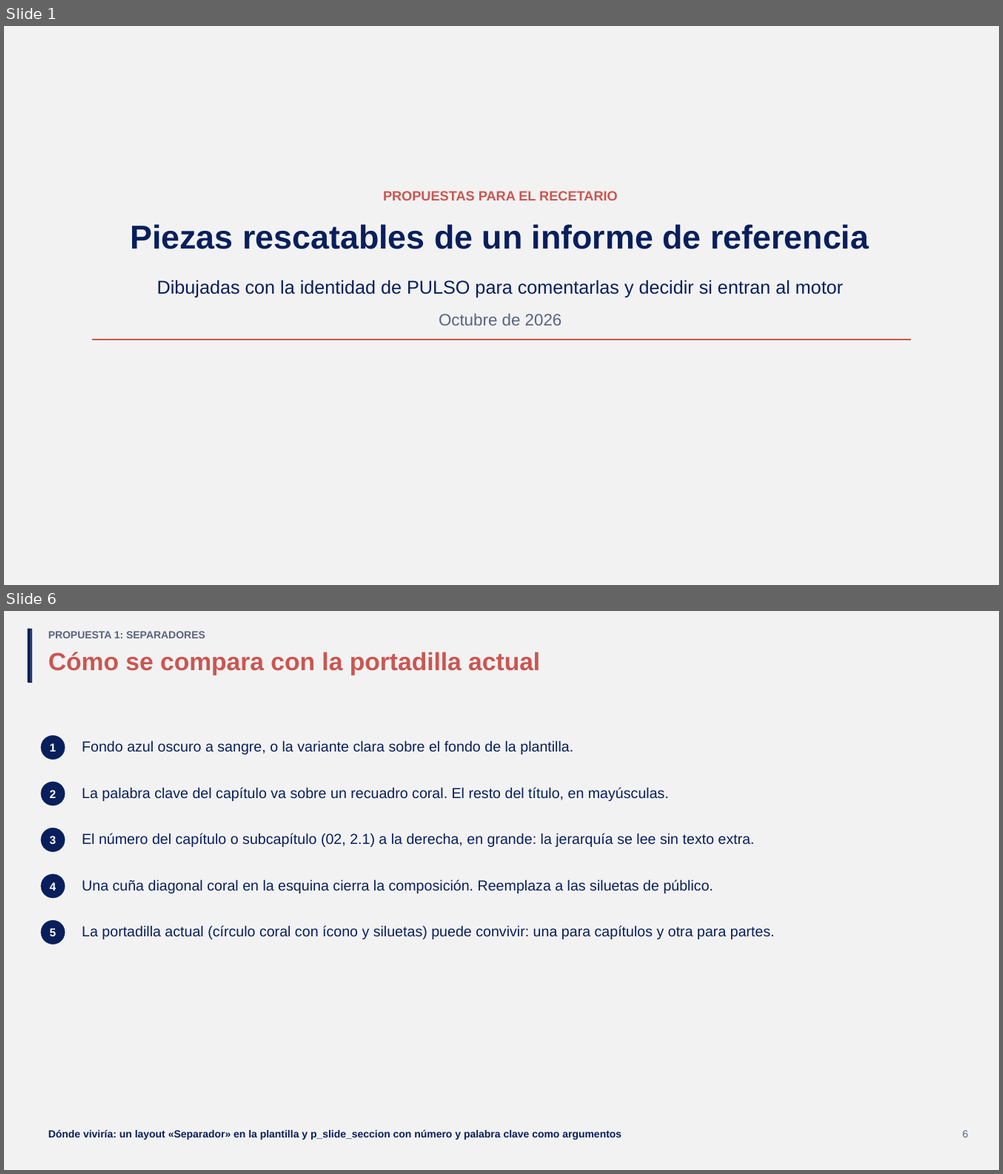
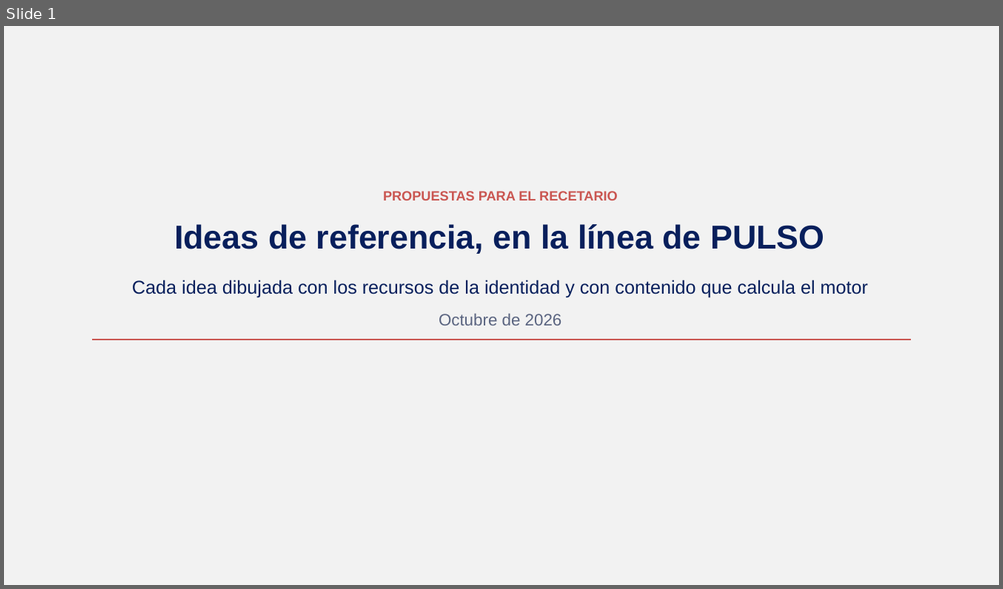
Before and after one commit to GonzaloAlmendariz/prosecnur-app, a slide deck: docs/qa/motor-ppt-2026-10-06/4-recetario/propuestas-rescatables.pptx. Shown one above the other, each under a label of ours: slides 1 and 6 before the commit, slide 1 after it; the slides between them are not shown. The pictures are 1003x1174 and 1003x589 pixels, drawn with LibreOffice and Linux fonts; fonts in the diff are those of the drawing; background and template pictures are left out. Boxes give left, top, right and bottom in pixels: in the first picture for what was removed or moved away, otherwise in the second. Text is boxed around its words. In the diff, an @@ line names an element or a change of style, - is before the commit and + after.

```diff
--- a/docs/qa/motor-ppt-2026-10-06/4-recetario/propuestas-rescatables.pptx
+++ b/docs/qa/motor-ppt-2026-10-06/4-recetario/propuestas-rescatables.pptx
@@ slide 6 removed at (4, 611, 999, 1170), background #F2F2F2 @@
@@ rectangle removed at (28, 628, 31, 682) @@
@@ text removed at (48, 631, 205, 638) @@
-PROPUESTA 1: SEPARADORES
@@ title removed at (48, 652, 540, 675) @@
-Cómo se compara con la portadilla actual
@@ ellipse removed at (40, 735, 65, 760) @@
@@ text removed at (50, 743, 57, 752) @@
-1
@@ text removed at (82, 741, 573, 755) @@
-Fondo azul oscuro a sangre, o la variante clara sobre el fondo de la plantilla.
@@ ellipse removed at (40, 782, 65, 806) @@
@@ text removed at (82, 787, 669, 801) @@
-La palabra clave del capítulo va sobre un recuadro coral. El resto del título, en mayúsculas.
@@ text removed at (50, 790, 57, 798) @@
-2
@@ ellipse removed at (40, 828, 65, 852) @@
@@ text removed at (50, 836, 57, 844) @@
-3
@@ text removed at (82, 833, 754, 847) @@
-El número del capítulo o subcapítulo (02, 2.1) a la derecha, en grande: la jerarquía se lee sin texto extra.
@@ ellipse removed at (40, 874, 65, 898) @@
@@ text removed at (50, 883, 57, 891) @@
-4
@@ text removed at (82, 880, 714, 894) @@
-Una cuña diagonal coral en la esquina cierra la composición. Reemplaza a las siluetas de público.
@@ ellipse removed at (40, 920, 65, 945) @@
@@ text removed at (50, 928, 57, 937) @@
-5
@@ text removed at (82, 925, 774, 940) @@
-La portadilla actual (círculo coral con ícono y siluetas) puede convivir: una para capítulos y otra para partes.
@@ text removed at (48, 1130, 621, 1140) @@
-Dónde viviría: un layout «Separador» en la plantilla y p_slide_seccion con número y palabra clave como argumentos
@@ text removed at (962, 1130, 968, 1138) @@
-6
@@ slide 1 changed as well @@
@@ text at (174, 224, 824, 254): text changed @@
-Piezas rescatables de un informe de referencia
+Ideas de referencia, en la línea de PULSO
@@ text at (132, 280, 868, 298): text changed @@
-Dibujadas con la identidad de PULSO para comentarlas y decidir si entran al motor
+Cada idea dibujada con los recursos de la identidad y con contenido que calcula el motor
```
Also in this commit, not shown: 5 other slides changed, 6 slides added, 8 other slides removed, 2 other files.
